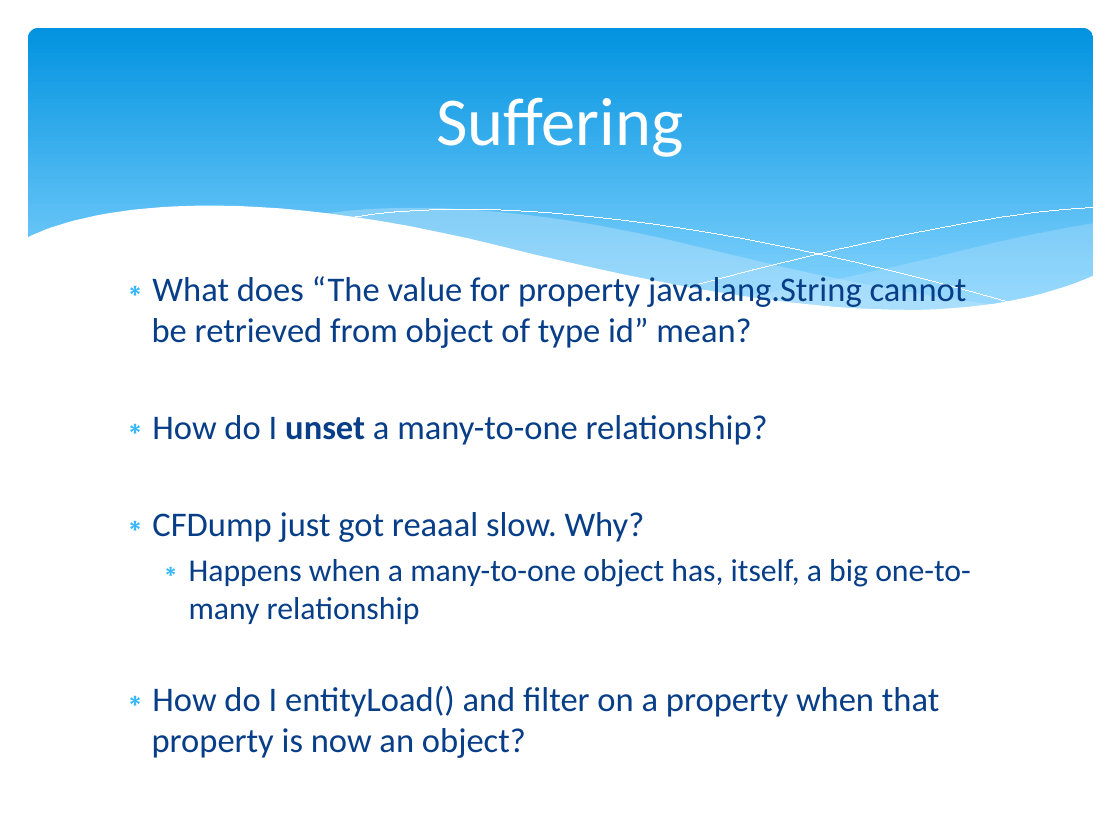
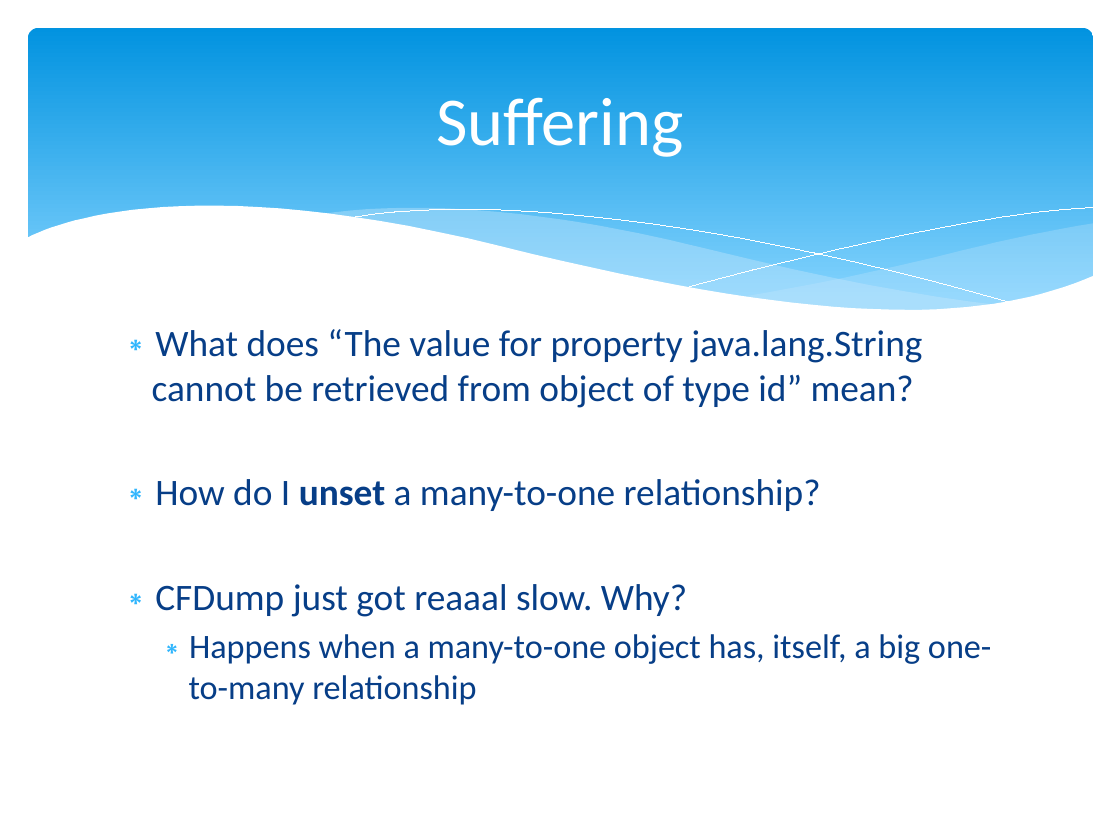
Before and after one commit to marcesher/mxunit-cfmeetups, a slide deck: slide 23 of CFObjective_ORMZen/preso/orm_zen.ppt.pptx. Drawn at 1120x840 pixels with LibreOffice and Linux fonts; fonts in the diff are those of the drawing. Boxes give left, top, right and bottom in pixels: in the first picture for what was removed or moved away, otherwise in the second. Text is boxed around its words. In the diff, an @@ line names an element or a change of style, - is before the commit and + after.

```diff
--- a/CFObjective_ORMZen/preso/orm_zen.ppt.pptx
+++ b/CFObjective_ORMZen/preso/orm_zen.ppt.pptx
@@ text "What does “The value for ...": place and size @@
-text "What does “The value for ..." at (152,273,971,758)
+text "What does “The value for ..." at (152,329,991,705)
@@ text "What does “The value for ..." at (152,329,991,705): size 22.2 to 24 pt in "What does “The value for property java.lang.String ...", "How do I unset a many-to-one relationship?", "CFDump just got reaaal slow. Why?"; size 20.4 to 22 pt in "Happens when a many-to-one object has, itself, ..." @@
@@ text at (152,686,939,758): paragraph removed @@
-∗ How do I entityLoad() and filter on a property when that property is now an object?
```
Also in this commit, not shown: 1 other slide changed.
